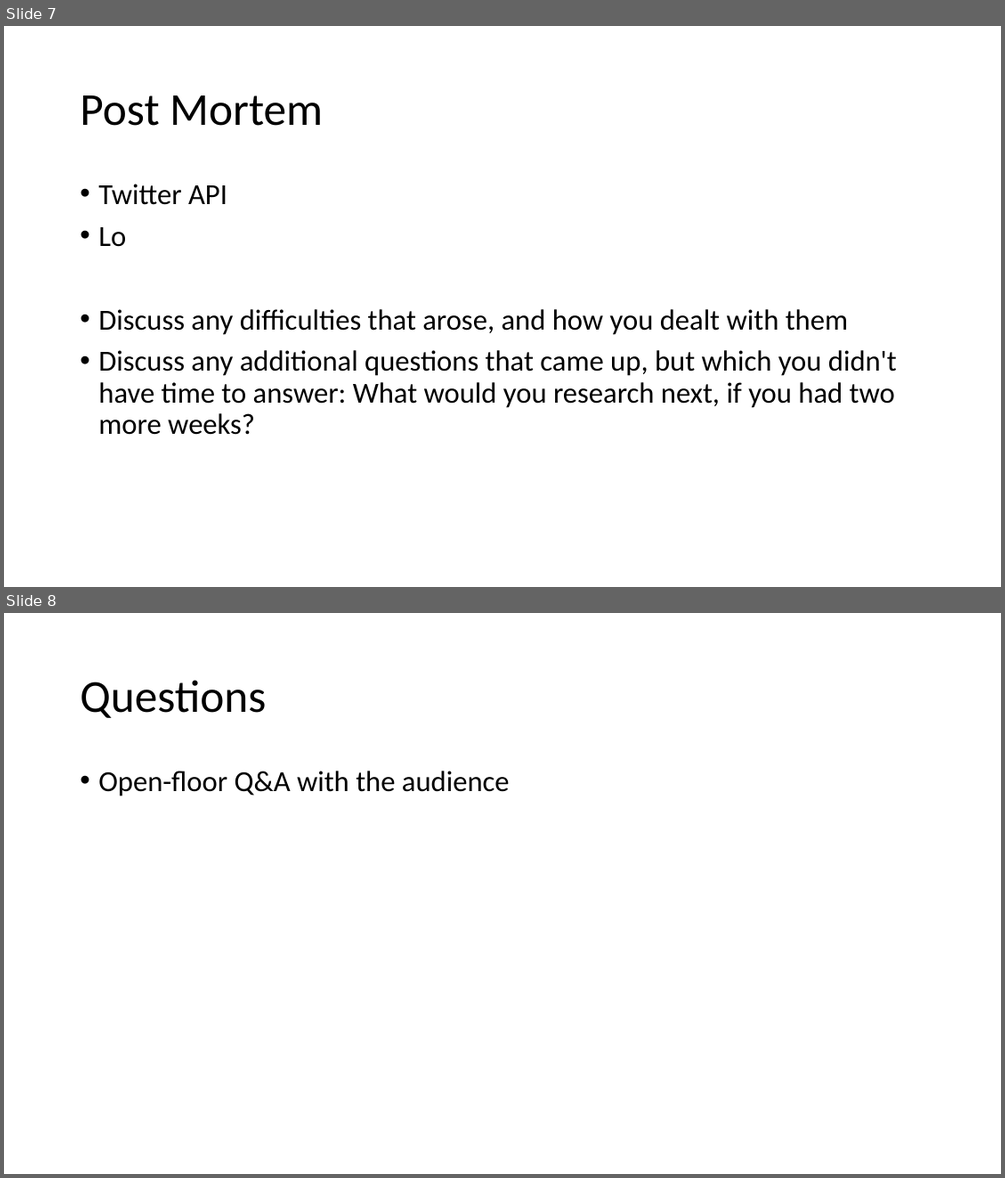
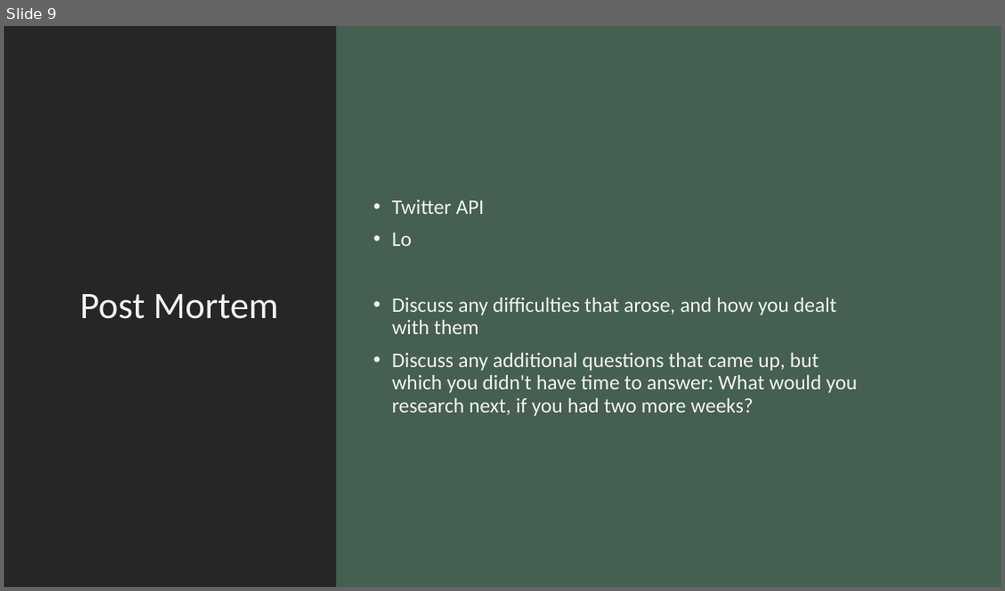
Before and after one commit to ashleighdevito/Cryptocurrency, a slide deck: Presentation/Cryptocurrency_Presentation.pptx. Shown one above the other, each under a label of ours: slides 7 and 8 before the commit, slide 9 after it. The pictures are 1005x1178 and 1005x591 pixels, drawn with LibreOffice and Linux fonts; fonts in the diff are those of the drawing. Boxes give left, top, right and bottom in pixels: in the first picture for what was removed or moved away, otherwise in the second. Text is boxed around its words. In the diff, an @@ line names an element or a change of style, - is before the commit and + after.

```diff
--- a/Presentation/Cryptocurrency_Presentation.pptx
+++ b/Presentation/Cryptocurrency_Presentation.pptx
@@ slide 8 removed at box(4, 613, 1001, 1174), background #FFFFFF @@
@@ title removed at box(80, 680, 266, 718) @@
-Questions
@@ text removed at box(98, 771, 510, 796) @@
-• Open-floor Q&A with the audience
@@ what was slide 7 is now slide 9 @@
@@ slide 9 changed as well @@
@@ background #FFFFFF to #455F51 @@
@@ rectangle added at box(4, 26, 336, 587), fill #262626 @@
@@ title "Post Mortem": place and size @@
-title "Post Mortem" at box(80, 95, 323, 126)
+title "Post Mortem" at box(80, 294, 279, 319)
@@ title "Post Mortem" at box(80, 294, 279, 319): size 44 to 36 pt, text colour #000000 to #F2F2F2 @@
@@ text "Twitter API": place and size @@
-text "Twitter API" at box(98, 184, 897, 435)
+text "Twitter API" at box(392, 200, 858, 416)
@@ text "Twitter API" at box(392, 200, 858, 416): size 28 to 20 pt, text colour #000000 to #F2F2F2; vertical alignment top to middle @@
```
Also in this commit, not shown: 6 other slides changed, 3 slides added.
